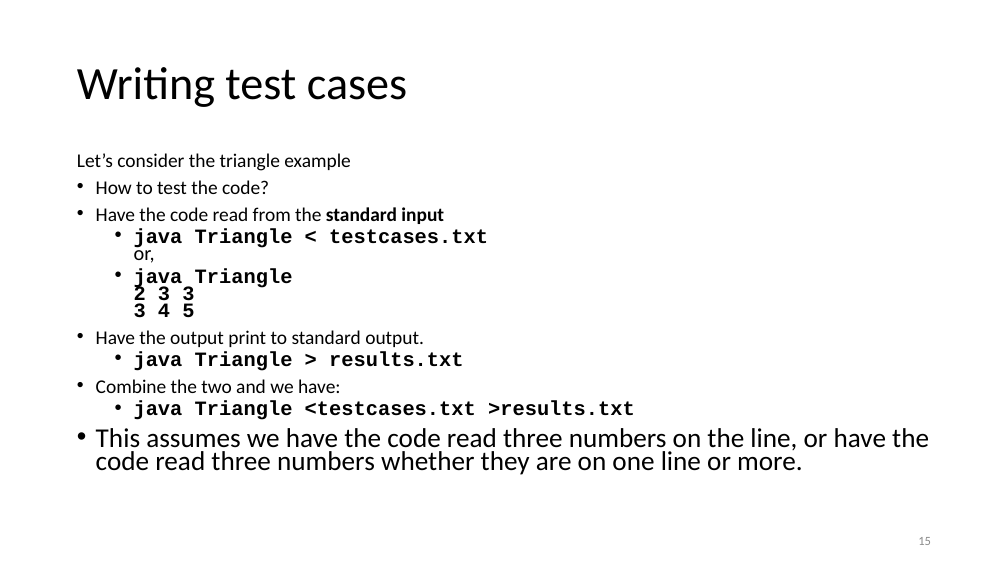
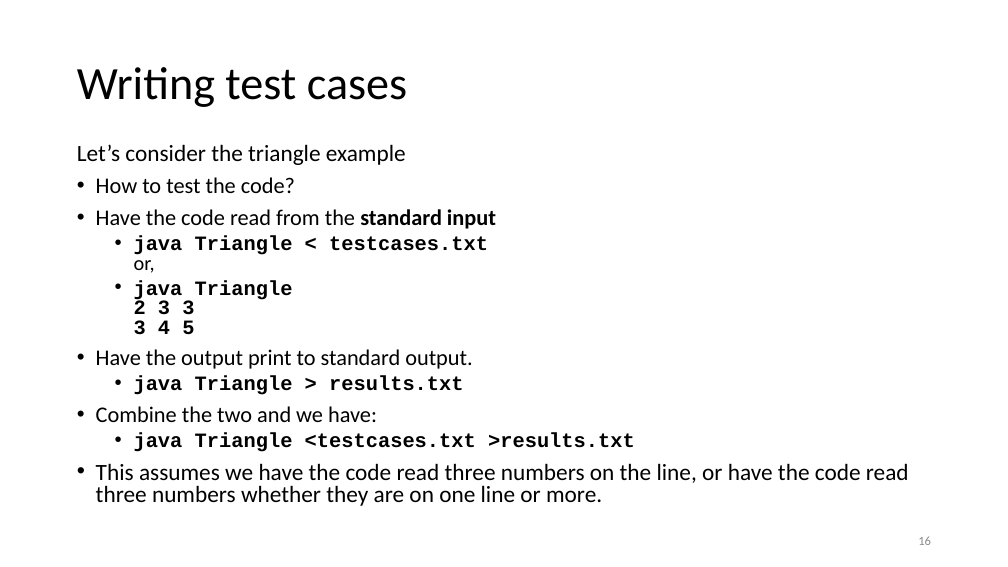
Before and after one commit to malenezi/malenezi, a slide deck: slide 16 of SE401/Lectures/4-Software Testing Plans and Test cases/Test Cases.pptx (slide 15 before the commit). Drawn at 1008x567 pixels with LibreOffice and Linux fonts; fonts in the diff are those of the drawing. Boxes give left, top, right and bottom in pixels: in the first picture for what was removed or moved away, otherwise in the second. Text is boxed around its words. In the diff, an @@ line names an element or a change of style, - is before the commit and + after.

```diff
--- a/SE401/Lectures/4-Software Testing Plans and Test cases/Test Cases.pptx
+++ b/SE401/Lectures/4-Software Testing Plans and Test cases/Test Cases.pptx
@@ text "Let’s consider the triangle example": place and size @@
-text "Let’s consider the triangle example" at <box>77,153,929,475</box>
+text "Let’s consider the triangle example" at <box>77,144,909,506</box>
@@ text "Let’s consider the triangle example" at <box>77,144,909,506</box>: size 18.5 to 22.2 pt in "Let’s consider the triangle example"; size 18.5 to 21.3 pt in "How to test the code?", "Have the code read from the standard ...", "Have the output print to standard output.", "Combine the two and we have:"; size 25.9 to 22.2 pt in "This assumes we have the code read ..."; line spacing 0.7 to 0.8 @@
```
Also in this commit, not shown: 6 other slides changed, 1 slide added, 1 other file.
